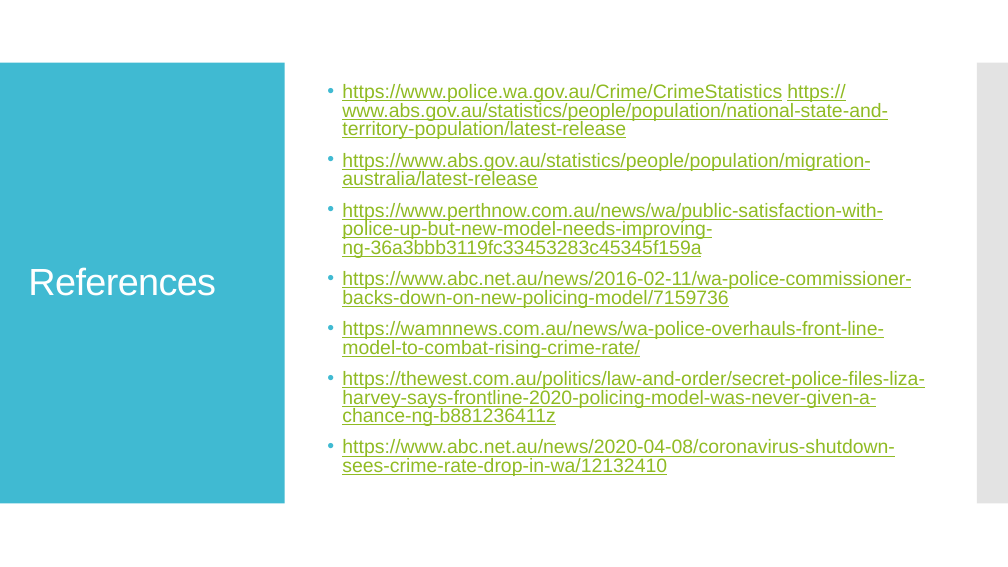
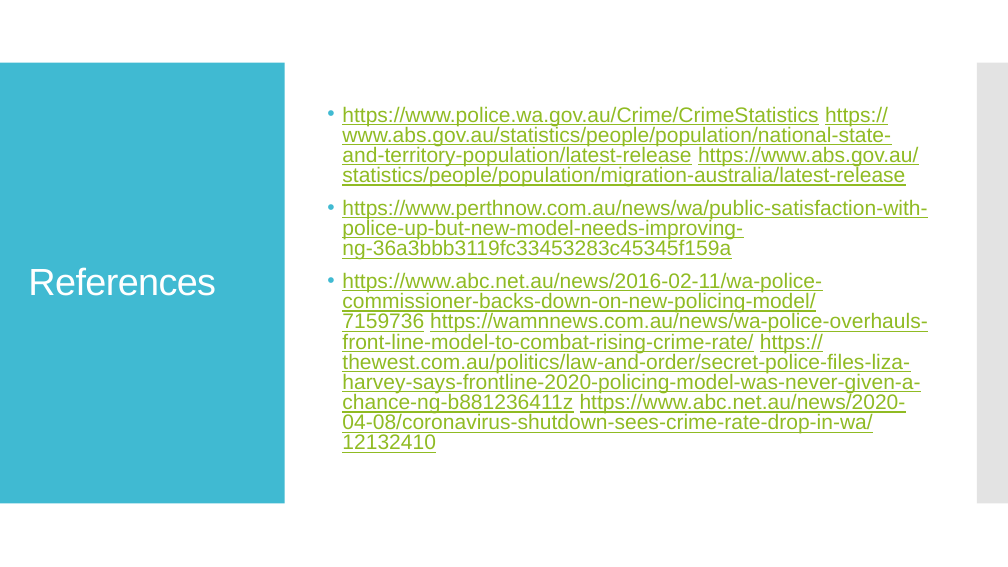
Before and after one commit to DrishP98/Project-1-, a slide deck: slide 12 of crime_data_wa_final.pptx. Drawn at 1008x567 pixels with LibreOffice and Linux fonts; fonts in the diff are those of the drawing. Boxes give left, top, right and bottom in pixels: in the first picture for what was removed or moved away, otherwise in the second. Text is boxed around its words. In the diff, an @@ line names an element or a change of style, - is before the commit and + after.

```diff
--- a/crime_data_wa_final.pptx
+++ b/crime_data_wa_final.pptx
@@ text at [342, 106, 918, 187]: text changed; size 18.5 to 20 pt @@
-• https://www.police.wa.gov.au/Crime/CrimeStatistics https://www.abs.gov.au/statistics/people/population/national-state-and-territory-population/latest-release
-• https://www.abs.gov.au/statistics/people/population/migration-australia/latest-release
+• https://www.police.wa.gov.au/Crime/CrimeStatistics https://www.abs.gov.au/statistics/people/population/national-state-and-territory-population/latest-release https://www.abs.gov.au/statistics/people/population/migration-australia/latest-release
@@ text at [342, 199, 927, 260]: size 18.5 to 20 pt in "https://www.perthnow.com.au/news/wa/public-satisfaction-with ..." @@
@@ text at [342, 272, 928, 453]: text changed; size 18.5 to 20 pt @@
-• https://www.abc.net.au/news/2016-02-11/wa-police-commissioner-backs-down-on-new-policing-model/7159736
-• https://wamnnews.com.au/news/wa-police-overhauls-front-line-model-to-combat-rising-crime-rate/
-• https://thewest.com.au/politics/law-and-order/secret-police-files-liza-harvey-says-frontline-2020-policing-model-was-never-given-a-chance-ng-b881236411z
-• https://www.abc.net.au/news/2020-04-08/coronavirus-shutdown-sees-crime-rate-drop-in-wa/12132410
+• https://www.abc.net.au/news/2016-02-11/wa-police-commissioner-backs-down-on-new-policing-model/7159736 https://wamnnews.com.au/news/wa-police-overhauls-front-line-model-to-combat-rising-crime-rate/ https://thewest.com.au/politics/law-and-order/secret-police-files-liza-harvey-says-frontline-2020-policing-model-was-never-given-a-chance-ng-b881236411z https://www.abc.net.au/news/2020-04-08/coronavirus-shutdown-sees-crime-rate-drop-in-wa/12132410
```
Also in this commit, not shown: 5 other slides changed.
